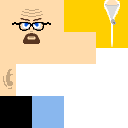
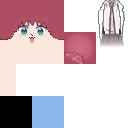
Revision of a layered 128x128 image; what changed, layer by layer:
added layer "Yeppers" above "Jessie" over [0, 0, 128, 96]
showed "Jessie" over [0, 0, 128, 96]
added layer "Layer 1" above "Walter" over [64, 50, 88, 64]
painted on "Walter" over [21, 9, 43, 17]
